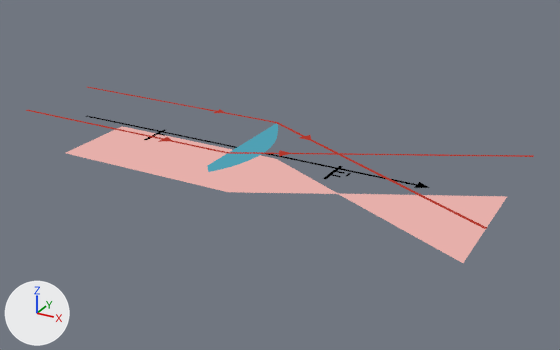
Renders of the Blender file images/lumiere/foyers_lentilles.blend from each side of a commit.
Rendered twice from a camera (50 mm lens) standing at (5.5, -8.94, 4.18) and looking at (0.55, 0.06, -0.32). The lights are fixed; the arrows at lower left show +X, +Y and +Z. Text is drawn in Blender's own font.

Objects in the first picture: 'Axe', 'Lentille convergente', 'Lumière para', 'Parallèle'.
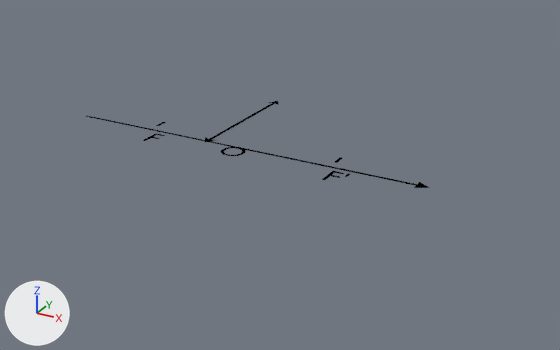
Diff of the bpy script that builds the scene:
```diff
--- a/images/lumiere/foyers_lentilles.blend.py
+++ b/images/lumiere/foyers_lentilles.blend.py
@@ mat_ligne_002 @@
+mat_ligne_002 = emission_material('Ligne.002')
+mat_ligne_002.base_color = (0.0, 0.0, 0.0)  # black #000000
@@ me_plane_001 @@
+me_plane_001.from_pydata([(-0.024, 0.0, 0.0), (0.024, 0.0, 0.0), (-0.024, 0.877, 0.0), (0.024, 0.877, 0.0), (0.024, 0.966, 0.0), (-0.024, 0.966, 0.0), (-0.024, 0.818, 0.0), (0.024, 0.818, 0.0), (-0.11, 0.819, 0.0), (0.11, 0.819, 0.0), (0.11, 0.821, 0.0), (-0.11, 0.821, 0.0), (0.006, 0.997, 0.0), (-0.006, 0.997, 0.0), (-0.015, 0.981, 0.0), (0.015, 0.981, 0.0), (-0.024, 0.882, 0.0), (0.024, 0.882, 0.0)], [], [(0, 1, 7, 6), (6, 7, 3, 2), (16, 17, 4, 5), (17, 3, 9), (16, 5, 11, 8), (14, 15, 12, 13), (5, 4, 15, 14), (2, 16, 8), (4, 17, 9, 10), (2, 3, 17, 16)])
+me_plane_001.materials.append(mat_ligne_002)  # black #000000
@@ txt_texte_luciole_002 @@
+txt_texte_luciole_002 = bpy.data.curves.new('Texte luciole.002', 'FONT')
+txt_texte_luciole_002.body = 'O'
+txt_texte_luciole_002.materials.append(mat_texte)  # black #000000
+txt_texte_luciole_002.size = 0.816
+txt_texte_luciole_002.space_line = 0.7
@@ ob_lentille_convergente @@
 ob_lentille_convergente = bpy.data.objects.new('Lentille convergente', me_plane_006)
-ob_lentille_convergente.location = (0.001, 0.004, 0.0)
+ob_lentille_convergente.location = (-0.151, 0.004, 0.0)
 ob_lentille_convergente.visible_shadow = False
@@ ob_lentille_convergente @@
 _m = ob_lentille_convergente.modifiers.new('Boolean.001', 'BOOLEAN')
+ob_lentille_convergente.hide_render = True
@@ ob_lumière_para @@
-ob_lumière_para = bpy.data.objects.new('Lumière para', me_plane)
-ob_lumière_para.location = (0.0, 0.0, -0.377)
-ob_lumière_para.visible_shadow = False
@@ ob_parallèle @@
-ob_parallèle = bpy.data.objects.new('Parallèle', me_plane_002)
-ob_parallèle.location = (0.0, 0.0, 0.0)
-ob_parallèle.rotation_euler = (0.0, 0.0, -1.571)  # degrees (0, 0, -90)
-ob_parallèle.visible_shadow = False
-_m = ob_parallèle.modifiers.new('Mirror', 'MIRROR')
@@ ob_foyers @@
 ob_foyers = bpy.data.objects.new('Foyers', me_plane_003)
-ob_foyers.location = (0.0, 0.0, 0.0)
+ob_foyers.location = (0.0, 0.0, 0.127)
 ob_foyers.visible_shadow = False
@@ ob_f_objet @@
+ob_f_objet = bpy.data.objects.new('F Objet', txt_texte_luciole_001)
+ob_f_objet.location = (-1.556, -0.436, 0.0)
+ob_f_objet.scale = (0.6, 0.6, 0.6)
@@ ob_centre_optique @@
+ob_centre_optique = bpy.data.objects.new('Centre optique', txt_texte_luciole_002)
+ob_centre_optique.location = (-0.3, -0.33, 0.0)
+ob_centre_optique.scale = (0.6, 0.6, 0.6)
@@ ob_lentille_convergente_001 @@
+ob_lentille_convergente_001 = bpy.data.objects.new('Lentille convergente.001', me_plane_001)
+ob_lentille_convergente_001.location = (-0.003, -0.001, 0.444)
+ob_lentille_convergente_001.visible_shadow = False
+_m = ob_lentille_convergente_001.modifiers.new('Mirror', 'MIRROR')
+_m.use_axis = (False, True, False)
+_m.use_clip = True
```

Where the change shows, as pixel boxes [x1, y1, x2, y2] in the pictures (560 x 350 px):
'Lumière para', deleted (pink): before [66, 126, 507, 263]
'Parallèle', deleted (red): before [26, 87, 534, 229]
'Lentille convergente', hidden (cyan): before [208, 123, 278, 172]
'Lentille convergente.001', added: after [205, 101, 278, 142]
'Centre optique', added: after [221, 147, 246, 156]
'Foyers', moved: before [158, 130, 343, 171]; after [156, 122, 342, 163]
'F Objet', added: after [143, 134, 165, 141]
